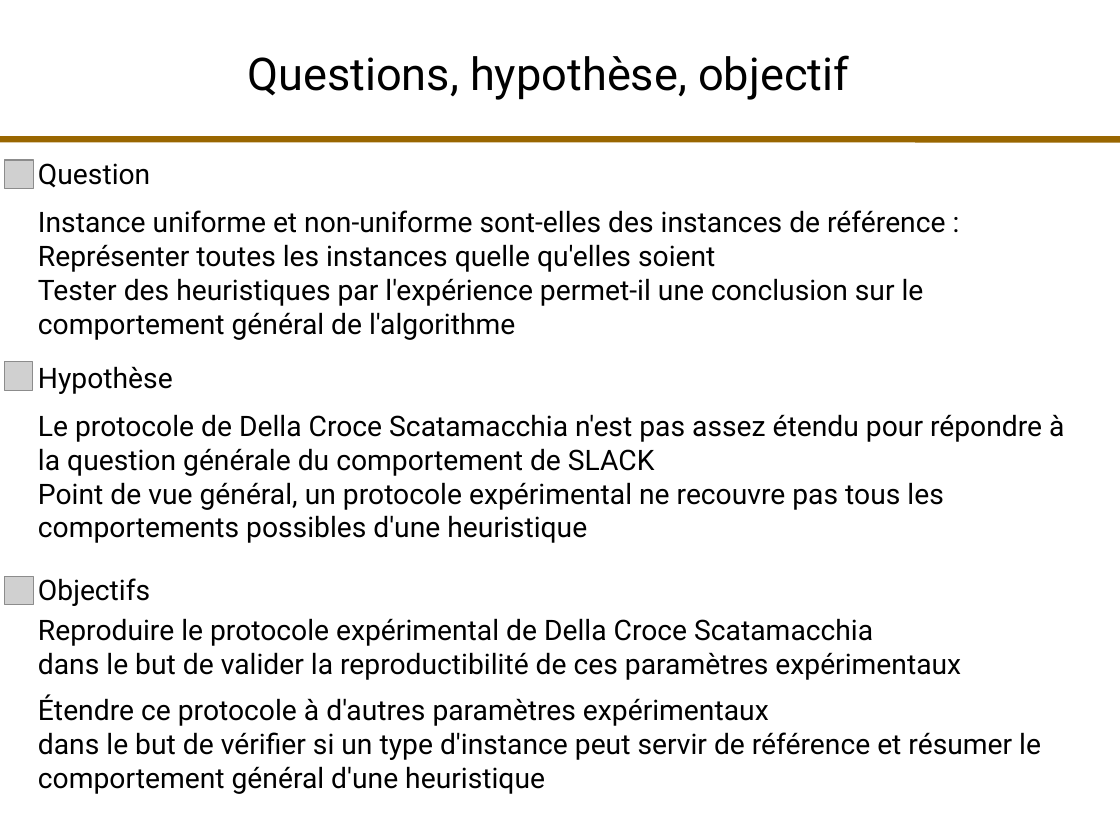
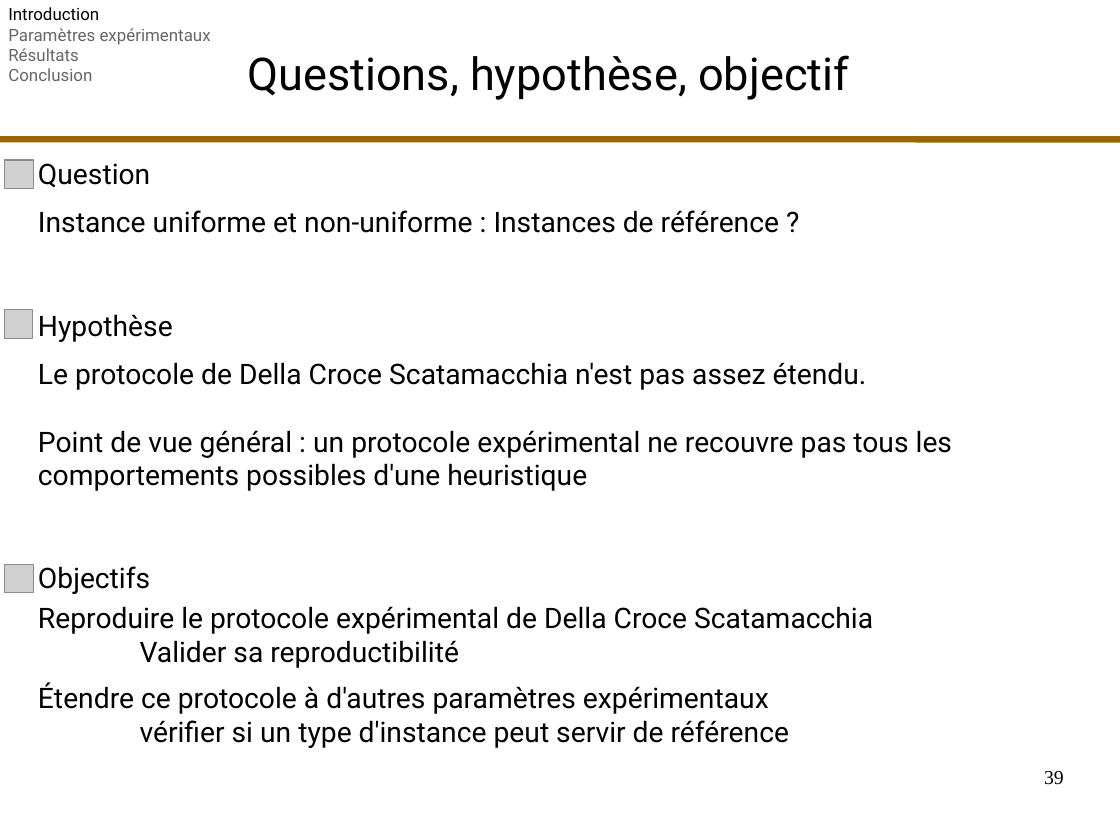
Before and after one commit to fColas68/eprLPT, a slide deck: slide 39 of presentation/presentation.odp (slide 43 before the commit). Drawn at 1120x840 pixels with LibreOffice and Linux fonts; fonts in the diff are those of the drawing; grey boxes stand for pictures. Boxes give left, top, right and bottom in pixels: in the first picture for what was removed or moved away, otherwise in the second. Text is boxed around its words. In the diff, an @@ line names an element or a change of style, - is before the commit and + after.

Commit message:
fco-20210629- presentation.finished 2.

```diff
--- a/presentation/presentation.odp
+++ b/presentation/presentation.odp
@@ text added at [8,7,211,81], 12 pt, text #666666 @@
+Introduction
+Paramètres expérimentaux
+Résultats
+Conclusion
@@ text at [38,210,779,233]: text changed @@
-Instance uniforme et non-uniforme sont-elles des instances de référence :
-Représenter toutes les instances quelle qu'elles soient
+Instance uniforme et non-uniforme : Instances de référence ?
@@ text removed at [38,278,924,340] @@
-Tester des heuristiques par l'expérience permet-il une conclusion sur le comportement général de l'algorithme
@@ picture: place and size @@
-picture at [4,362,33,390]
+picture at [4,310,33,338]
@@ text "Hypothèse": place and size @@
-text "Hypothèse" at [38,366,173,394]
+text "Hypothèse" at [38,314,173,342]
@@ text at [38,362,952,491]: text changed @@
-Le protocole de Della Croce Scatamacchia n'est pas assez étendu pour répondre à la question générale du comportement de SLACK
-Point de vue général, un protocole expérimental ne recouvre pas tous les comportements possibles d'une heuristique
+Le protocole de Della Croce Scatamacchia n'est pas assez étendu.
+Point de vue général : un protocole expérimental ne recouvre pas tous les comportements possibles d'une heuristique
@@ picture: place and size @@
-picture at [4,576,33,605]
+picture at [4,564,33,593]
@@ text "Objectifs": place and size @@
-text "Objectifs" at [38,578,150,606]
+text "Objectifs" at [38,566,150,594]
@@ text at [38,606,873,668]: text changed @@
-Reproduire le protocole expérimental de Della Croce Scatamacchia
-dans le but de valider la reproductibilité de ces paramètres expérimentaux
+Reproduire le protocole expérimental de Della Croce Scatamacchia
+Valider sa reproductibilité
@@ text at [38,682,789,748]: text changed @@
-Étendre ce protocole à d'autres paramètres expérimentaux
-dans le but de vérifier si un type d'instance peut servir de référence et résumer le comportement général d'une heuristique
+Étendre ce protocole à d'autres paramètres expérimentaux
+vérifier si un type d'instance peut servir de référence
@@ page number added at [1044,771,1064,785], 14 pt, text #000000 @@
+39
```
Also in this commit, not shown: 72 other slides changed, 10 slides added, 12 slides removed.
